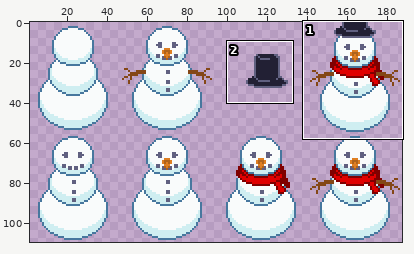
Pixel-art file -- art/sprites/snowman.aseprite. Above: a wide view before the commit, with the close-up outlined.
Close-up. Before:
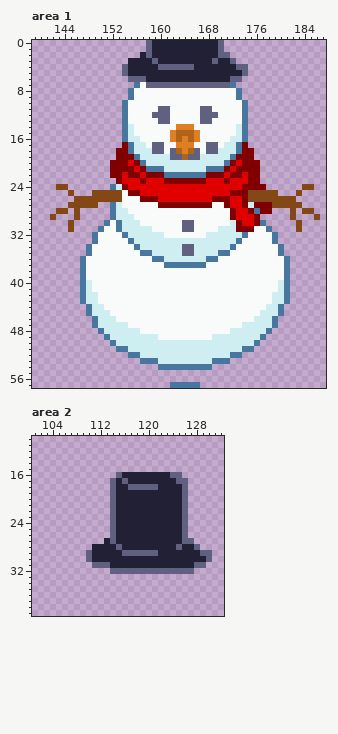
188x110 pixels, 1 frame. Shown: area 1: x 139..187, y 0..57; area 2: x 101..132, y 10..39. The wide view leaves out empty margins.
And afterwards:
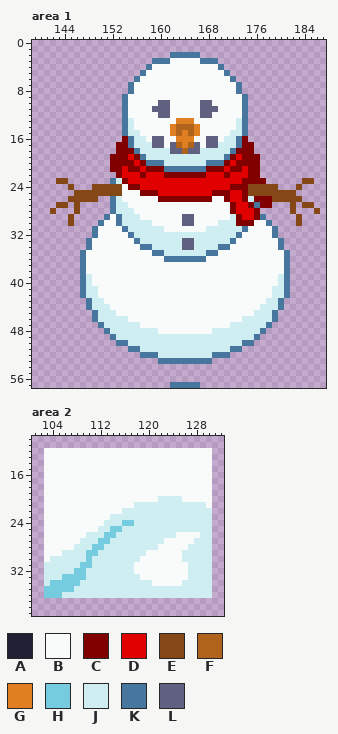
Palette (. is transparent): A #222034  B #f9fbfb  C #800000  D #e00000  E #844716  F #af631b  G #df7f22  H #75ccde  J #cfeef1  K #47779e  L #606080
From old to new:
Changed rows in their new state; - is an unchanged pixel.
Area 1:
first column x 142:
 0 ----------------.............----------------
 1 ----------------.............----------------
 2 ---------------.....KKKKK.....---------------
 3 -------------....KKKBBBBBKKK...--------------
 4 ------------....KBBBBBBBBBBBK....------------
 5 ------------...KBBBBBBBBBBBBBK...------------
 6 -------------.KBBBBBBBBBBBBBBBK.-------------
 7 -------------KB-BBBBBBBBBBBBBBBK-------------
 9 ------------KB-----------------BK------------
10 ------------------LL-----LL------------------
11 -----------------L---------L-----------------
12 -----------------B---------B-----------------
13 -------------J----BB-GGG-BB----J-------------
14 --------------------GFFFG--------------------
15 --------------J-------G-------J--------------
16 ------------CK-J-LL-BG-GB-LL-J-KC------------
17 -----------C----J---LF-FL---J----C-----------
18 -------------CK--JJJ-LFL-JJJ--KC-------------
19 ----------C--DCK----JJJJJ----KCD--C----------
20 -------------CDCKKK-------KKKCDC-------------
21 ------------D-CDCCCKKKKKKKCCCDC-D------------
22 ----------.--DDCDDDCCCCCCCDDDCDD-------------
23 -EE-------KJC--D---DDDDDDD---D--C--C------EE-
24 -..E---EEEEEBCC---------------CC-EEEEE---E..-
25 ---.EEE------BBCCC---------CCCDD------EEE.---
26 ---E----..KJ---BBBCCCCCCCCCBB----JCCC----E---
27 -EE.-...----J-----BBBBBBBBB--BC-DCK--...-.EE-
28 E..----------J-------------------DC..-----..E
29 .--E.----KBK--J-------LL------JC---K----.E--.
30 --------KB-----JJ-----------JJ--CCBBK--------
31 ---.---KB--BK----JJ---BB--JJ---JKB--BK---.---
32 ------------BK-----JJJJJJJ-----KB------------
33 ------KB-----BK-------LL------KB-----BK------
34 --------------BKK-----------KKB--------------
35 -----KB--------BBKK---JJ--KKBB--------BK-----
36 -----------------BBKKKKKKKBB-----------------
37 -------------------BBBBBBB-------------------
39 ------J-------------------------------J------
41 -------J-----------------------------J-------
43 -----.K-J---------------------------J-K.-----
44 ---------J-------------------------J---------
45 ------.K--J-----------------------J--K.------
46 -----------JJ-------------------JJ-----------
47 -------.K----JJ---------------JJ----K.-------
48 --------.K-----JJJ---------JJJ-----K.--------
49 ---------.K-------JJJJJJJJJ-------K.---------
50 ----------.KK-------------------KK.----------
51 -----------..KK---------------KK..-----------
52 -------------..KKK---------KKK..-------------
53 ---------------...KKKKKKKKK...---------------
54 ------------------.........------------------
Area 2:
first column x 103:
12 BBBBBBBBBBBBBBBBBBBBBBBBBBBB
13 BBBBBBBBBBBBBBBBBBBBBBBBBBBB
14 BBBBBBBBBBBBBBBBBBBBBBBBBBBB
15 BBBBBBBBBBBBBBBBBBBBBBBBBBBB
16 BBBBBBBBBBBBBBBBBBBBBBBBBBBB
17 BBBBBBBBBBBBBBBBBBBBBBBBBBBB
18 BBBBBBBBBBBBBBBBBBBBBBBBBBBB
19 BBBBBBBBBBBBBBBBBBBBBBBBBBBB
20 BBBBBBBBBBBBBBBBBBBJJJJBBBBB
21 BBBBBBBBBBBBBBBJJJJJJJJJJJJB
22 BBBBBBBBBBBBBJJJJJJJJJJJJJJJ
23 BBBBBBBBBBBJJJJJJJJJJJJJJJJJ
24 BBBBBBBBBBJJJHHJJJJJJJJJJJJJ
25 BBBBBBBBBJJHHJJJJJJJJJJJJJJJ
26 BBBBBBBJJJHHJJJJJJJJJJBBBBJJ
27 BBBBBBJJJHHJJJJJJJJJBBBBBJJJ
28 BBBBBJJJHHJJJJJJJJJBBBBBJJJJ
29 BBBJJJJHHJJJJJJJJBBBBBBJJJJJ
30 BJJJJJJHJJJJJJJJBBBBBBBJJJJJ
31 JJJJJJHHJJJJJJJBBBBBBBBBJJJJ
32 JJJJJHHJJJJJJJJBBBBBBBBBJJJJ
33 JJJHHHHJJJJJJJJJBBBBBBBBJJJJ
34 JHHHHHJJJJJJJJJJJJBBBBBJJJJJ
35 HHHHHJJJJJJJJJJJJJJJJJJJJJJJ
36 HHHJJJJJJJJJJJJJJJJJJJJJJJJJ
Pixel boxes of the changes (left, top, right, bottom) in both close-ups:
changed: (50, 40, 320, 268)
changed: (80, 274, 290, 370)
changed: (44, 448, 212, 598)
